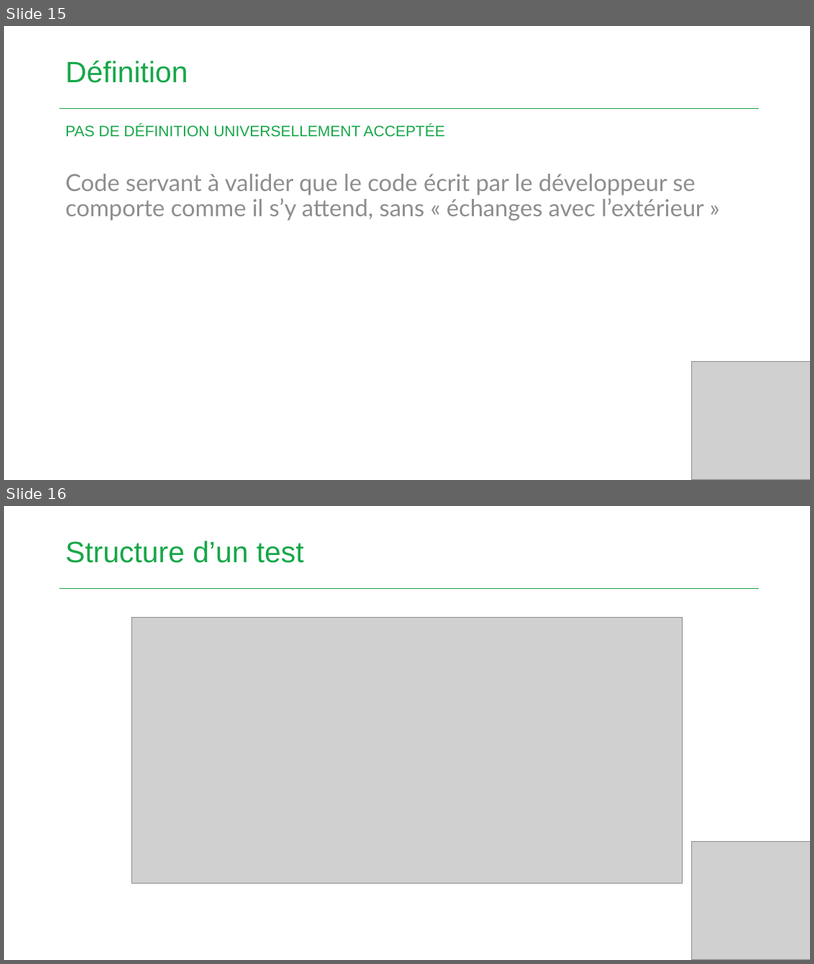
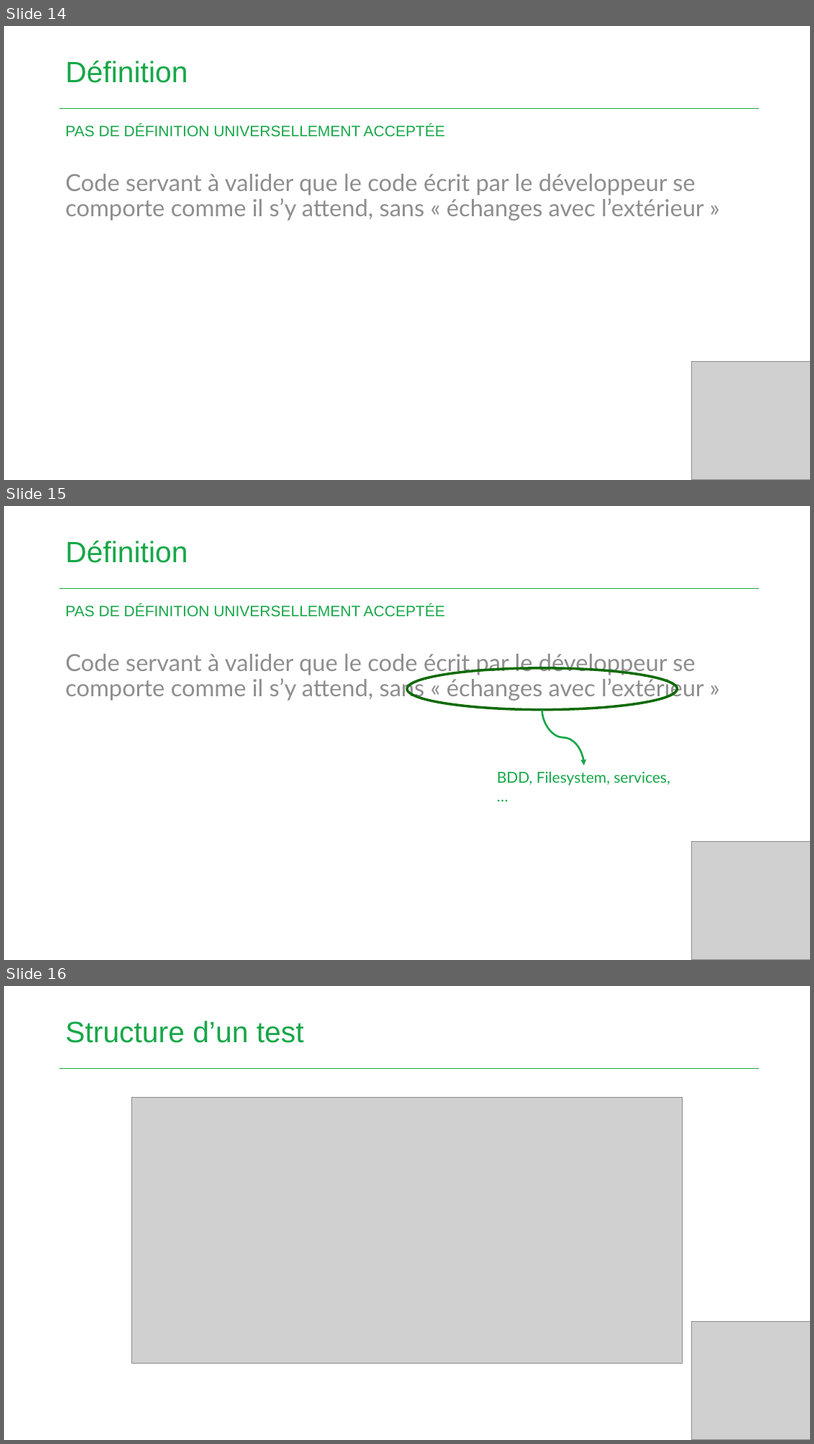
Before and after one commit to thomasbenard/formation-demos, a slide deck: unittest1/DEMOS-unitest1.pptx. Shown one above the other, each under a label of ours: slides 15 and 16 before the commit, slides 14, 15 and 16 after it. The pictures are 814x964 and 814x1444 pixels, drawn with LibreOffice and Linux fonts; fonts in the diff are those of the drawing; grey boxes stand for pictures; background and template pictures are left out. Boxes give left, top, right and bottom in pixels: in the first picture for what was removed or moved away, otherwise in the second. Text is boxed around its words. In the diff, an @@ line names an element or a change of style, - is before the commit and + after.

```diff
--- a/unittest1/DEMOS-unitest1.pptx
+++ b/unittest1/DEMOS-unitest1.pptx
@@ slide 15 added at (4, 506, 810, 960), background #FFFFFF; not listed: 1 template element that a slide beside it also shows @@
@@ title added at (65, 541, 188, 563), 35 pt, text #16A748 @@
+Définition
@@ text added at (65, 604, 705, 700), 28 pt, text #8E8E8E @@
+PAS DE DÉFINITION UNIVERSELLEMENT ACCEPTÉE
+    Code servant à valider que le code écrit par le développeur se comporte comme il s’y attend, sans « échanges avec l’extérieur »
@@ ellipse added at (407, 668, 678, 710), outline #0E6B03 3 pt @@
@@ curved arrow added from (543, 709) to (584, 765), #16A748 2.25 pt @@
@@ text added at (497, 771, 670, 785), 18 pt, text #16A748 @@
+BDD, Filesystem, services, …
@@ picture added at (692, 841, 810, 960) @@
@@ what was slide 15 is now slide 14 @@
```
Also in this commit, not shown: 1 slide changed, 7 other slides added, 1 slide removed.
